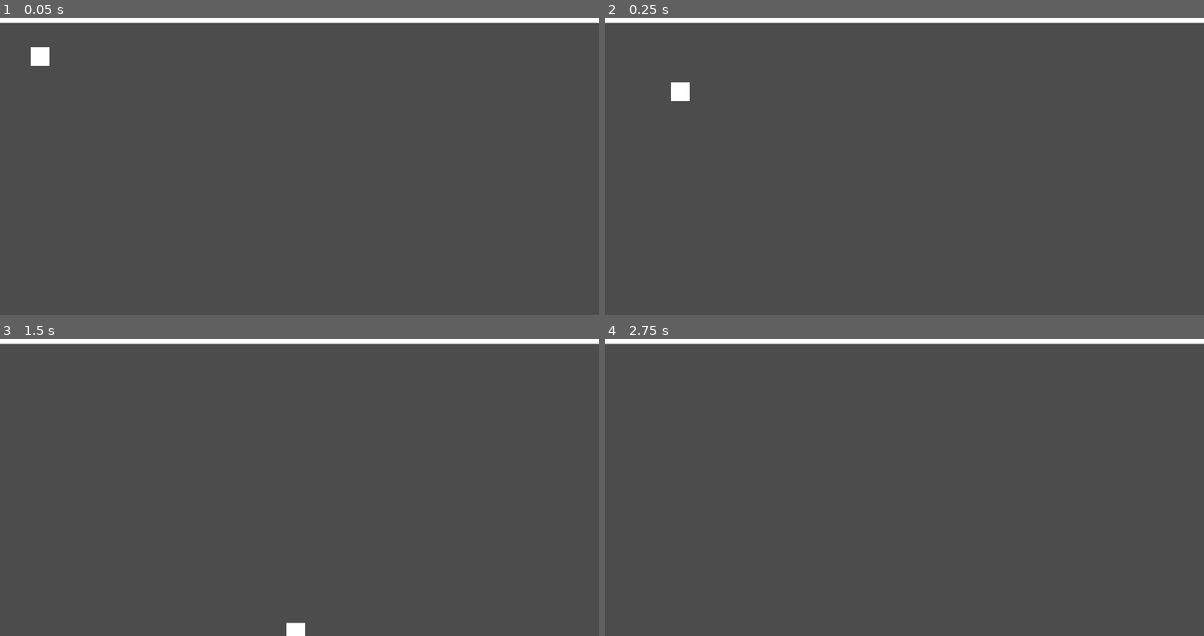
Above: before the commit, frames 1-4 (two rows, left to right).
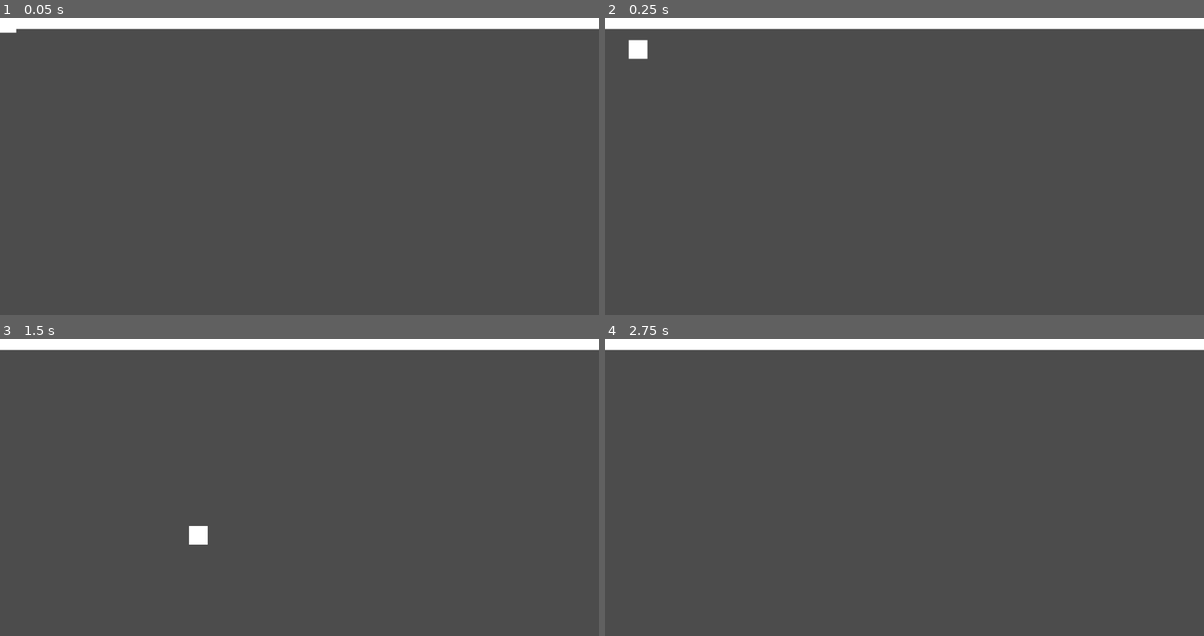
Above: after the commit, the same moments.

Repository: plutonic9/pong
Game: Godot game, scene res://Main.tscn
The game is run twice, just before and just after one commit, with the same random seed, the same clock (stepped at 60 frames per second) and the same inputs.
Inputs:
- Up to frame 1 (0.05 s): no input
- Up to frame 2 (0.25 s): no input
- Up to frame 3 (1.5 s): no input
- Up to frame 4 (2.75 s): no input

The runs differ from the first frame. In frame 1, 2.5% of the frame differs, in the area x 0-100%, y 1-17%; in frame 2, 2.7%, in the area x 0-100%, y 1-28%; in frame 3, 2.6%; in frame 4, 2.3%.

Commit message:
Use move_and_slide

Diff:
--- a/Ball.gd
+++ b/Ball.gd
@@ -1,4 +1,4 @@
-extends Node2D
+extends KinematicBody2D
 
 var pos_x: int
 var pos_y: int
@@ -14,15 +14,15 @@
 # Called when the node enters the scene tree for the first time.
 func _ready():
 	pass # Replace with function body.
-	pos_x = 100
-	pos_y = 100
-	speed = 800
+	pos_x = 0
+	pos_y = 0
+	speed = 300
 	position = Vector2(pos_x, pos_y)
 
 
 
 # Called every frame. 'delta' is the elapsed time since the previous frame.
-func _process(delta):
+func _physics_process(delta):
 	var velocity = Vector2()
 
 	velocity.x += 1
@@ -30,4 +30,4 @@
 
 	velocity = velocity.normalized() * speed
 
-	position += velocity * delta
+	move_and_slide(velocity)
--- a/Ball.tscn
+++ b/Ball.tscn
@@ -3,8 +3,7 @@
 [ext_resource path="res://Ball.gd" type="Script" id=1]
 [ext_resource path="res://assets/Ball30.jpg" type="Texture" id=2]
 
-[node name="Ball" type="Area2D"]
-scale = Vector2( 2, 2 )
+[node name="Ball" type="KinematicBody2D"]
 script = ExtResource( 1 )
 
 [node name="Ball30" type="Sprite" parent="."]
--- a/project.godot
+++ b/project.godot
@@ -16,8 +16,12 @@
 
 [display]
 
-window/size/width=1920
-window/size/height=960
+window/size/width=960
+window/size/height=480
+
+[global]
+
+window=false
 
 [physics]
 
